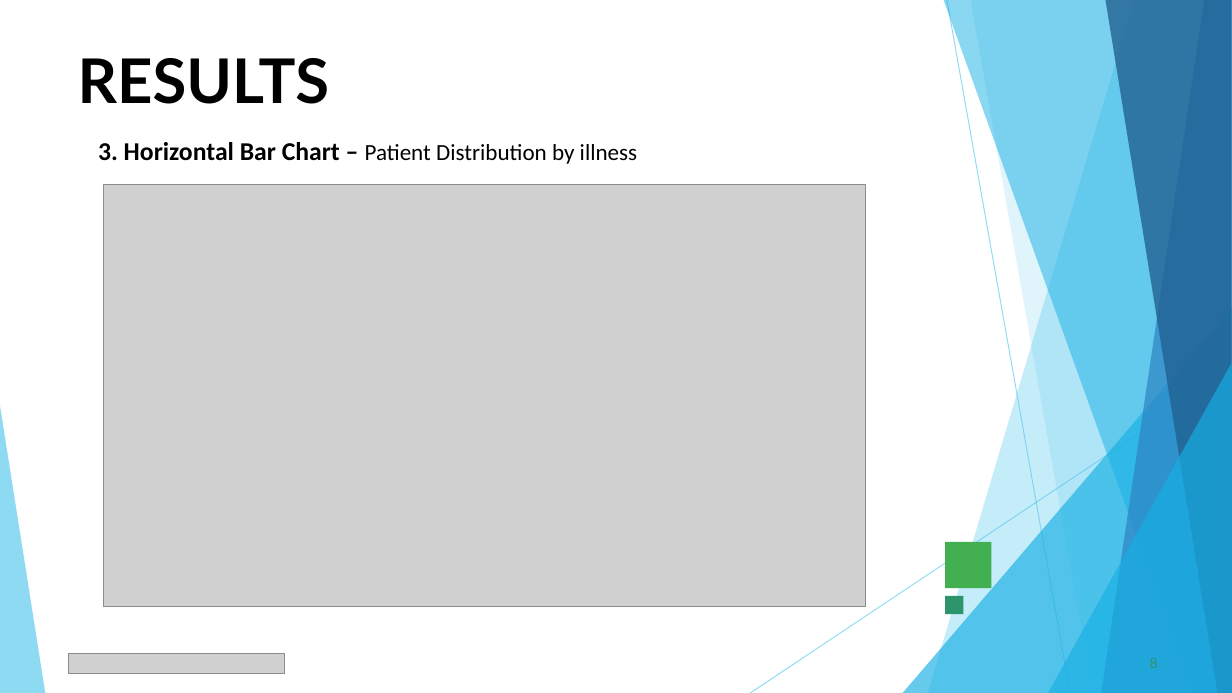
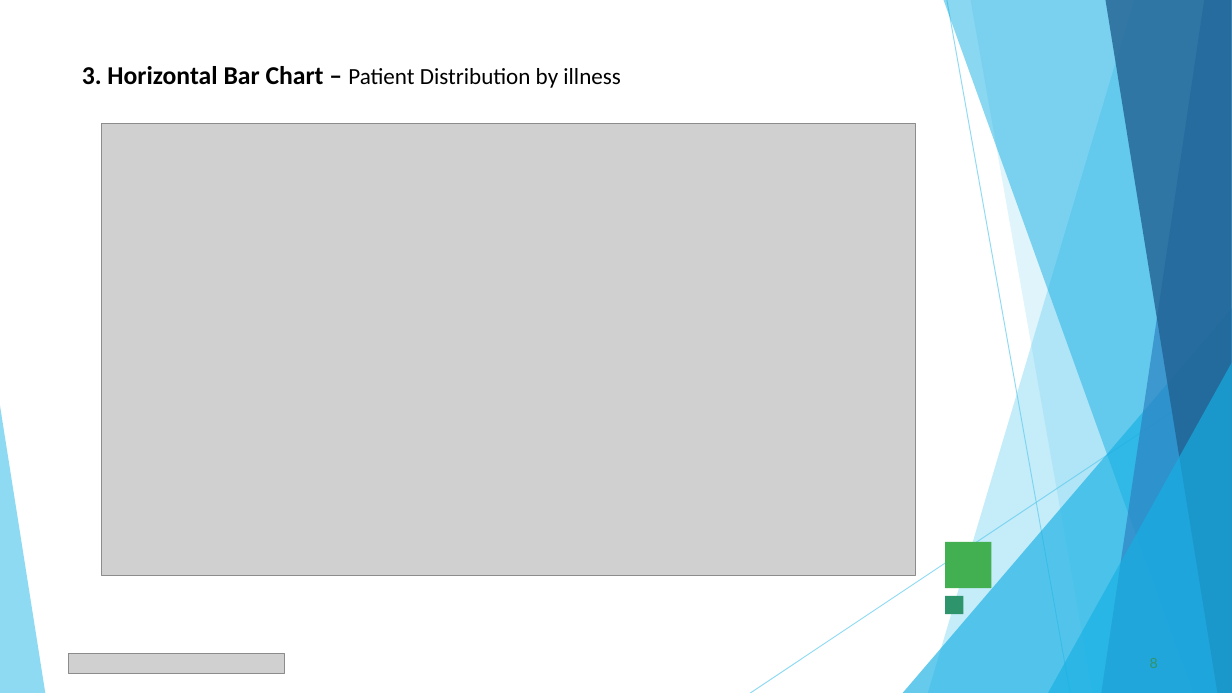
Before and after one commit to sahilmahadik-dev/Healthcare-Analytics-for-Doctor-Visits, a slide deck: slide 8 of Healthcare_Analytics_for_Doctor_Visits (SRM).pptx. Drawn at 1232x693 pixels with LibreOffice and Linux fonts; fonts in the diff are those of the drawing; grey boxes stand for pictures. Boxes give left, top, right and bottom in pixels: in the first picture for what was removed or moved away, otherwise in the second. Text is boxed around its words. In the diff, an @@ line names an element or a change of style, - is before the commit and + after.

```diff
--- a/Healthcare_Analytics_for_Doctor_Visits (SRM).pptx
+++ b/Healthcare_Analytics_for_Doctor_Visits (SRM).pptx
@@ text "3. Horizontal Bar Chart – ...": place and size @@
-text "3. Horizontal Bar Chart – ..." at [98,142,638,164]
+text "3. Horizontal Bar Chart – ..." at [82,66,621,88]
@@ title removed at [78,58,330,104] @@
-RESULTS
@@ picture: place and size @@
-picture at [104,185,865,607]
+picture at [101,124,916,576]
@@ rectangle removed at [677,172,709,204] @@
@@ rectangle removed at [677,170,710,203] @@
```
Also in this commit, not shown: 4 other slides changed.
